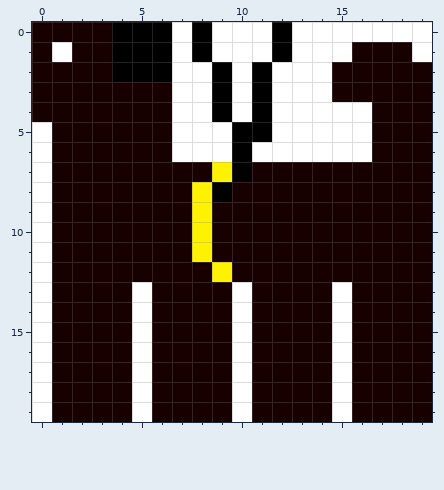
Edited in one commit: pixel-art sprite (game/pics/DogLPara.png). The first picture shows the starting point.
The file is 20x20 pixels.
New version:
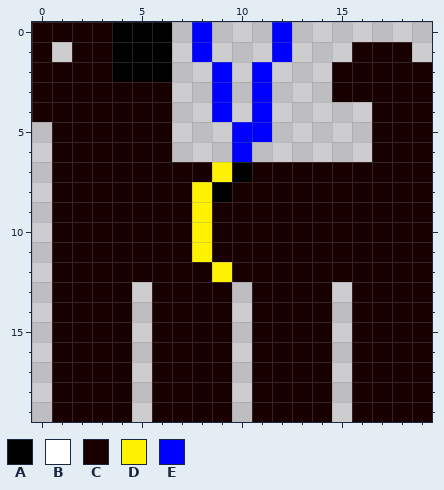
Palette (. is transparent): A #000000  B #ffffff  C #180000  D #fff200  E #0000ff
Diff:
y 0: x 7..19 BABBBABBBBBBB -> .E...E.......
y 1: x 1 B -> .; x 7..15 BABBBABBB -> .E...E...; x 19 B -> .
y 2..3: x 7..14 BBABABBB -> ..E.E...
y 4: x 7..16 BBABABBBBB -> ..E.E.....
y 5: x 0 B -> .; x 7..16 BBBAABBBBB -> ...EE.....
y 6: x 0 B -> .; x 7..16 BBBABBBBBB -> ...E......
y 7..12: x 0 B -> .
y 13..19: x 0 B -> .; x 5 B -> .; x 10 B -> .; x 15 B -> .
Changed places in both pictures, as pixel boxes (x1, y1, x2, y2):
changed: (172, 22, 432, 162)
erased: (32, 42, 152, 422)
erased: (232, 282, 252, 422)
erased: (332, 282, 352, 422)
